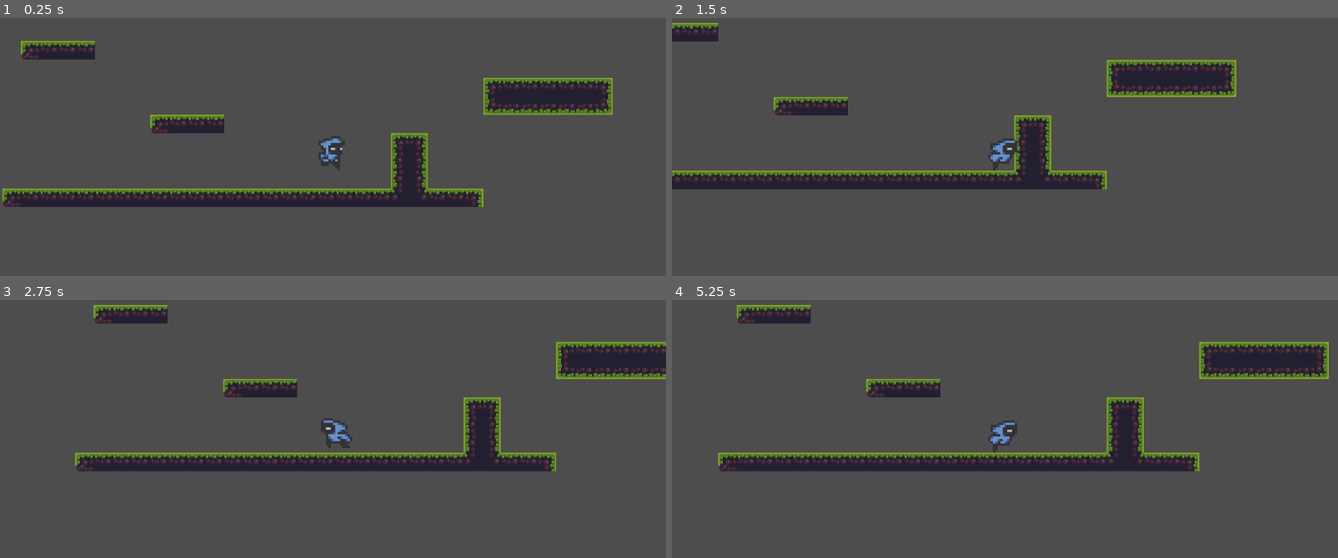
Above: before the commit, frames 1-4 (two rows, left to right).
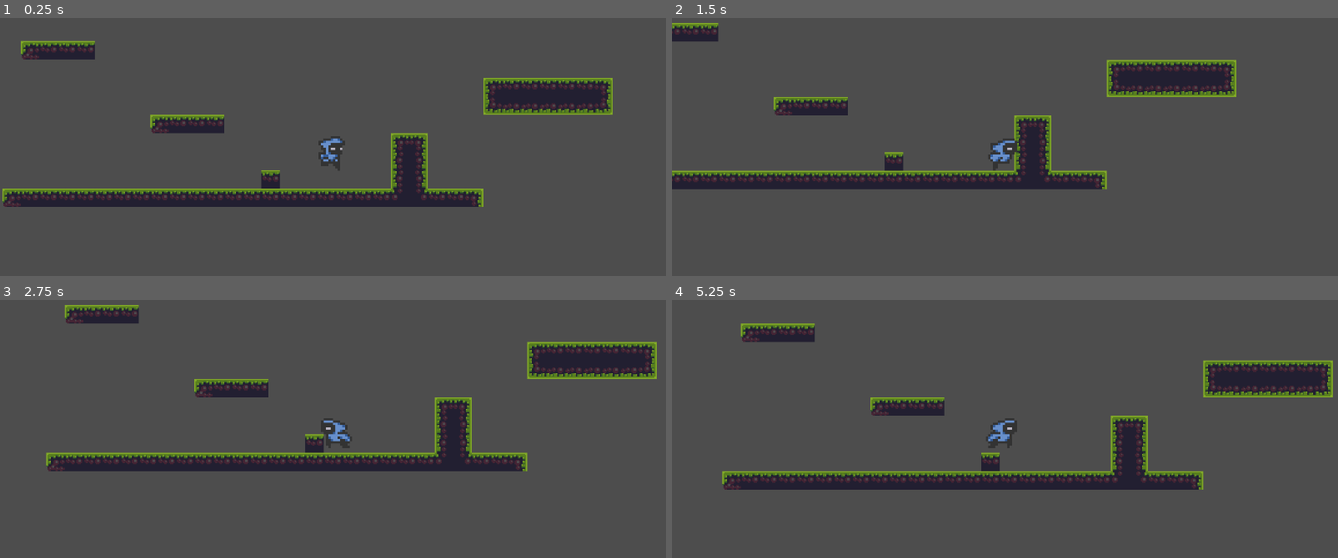
Above: after the commit, the same moments.

Repository: Veddersboy/millennium
Game: Godot game, scene res://Scenes/game.tscn
Same seed, same stepped clock (60 frames per second), same inputs: the game is played once before the commit and once after it.
Inputs (mouse positions are in pixels of both pictures, inside the frame that each line leads up to):
- Up to frame 1 (0.25 s): no input
- Up to frame 2 (1.5 s): move the mouse to (1151, 152) at 0.52 s; hold S (crouch) 0.53-1.28 s; hold D (move_right) from 0.53 s (still down); tap Space (jump) at 0.77, 1.07 s; tap W (look-up) at 0.8, 1.35 s; move the mouse to (871, 188) at 1.27 s
- Up to frame 3 (2.75 s): tap Space (jump) at 1.52, 1.82, 2.3 s; right-click (199, 470) at 1.55 s; move the mouse to (399, 369) at 2.02 s; release D (move_right) at 2.03 s; hold A (move_left) from 2.03 s (still down); right-click (399, 369) at 2.1 s
- Up to frame 4 (5.25 s): move the mouse to (971, 527) at 2.77 s; release A (move_left) at 2.78 s; hold D (move_right) 2.78-4.28 s; tap Space (jump) at 2.85, 3.02, 3.32, 3.77, 4.07, 4.52, 4.82 s; tap S (crouch) at 3.05, 4.35 s; move the mouse to (1204, 508) at 3.52 s; click (1204, 508) at 3.6 s; tap W (look-up) at 3.8, 5.1 s; move the mouse to (805, 395) at 4.27 s; hold A (move_left) 4.28-5.03 s; right-click (805, 395) at 4.55 s; move the mouse to (1038, 452) at 5.02 s; hold D (move_right) from 5.03 s (still down)

The runs differ from the first frame. In frame 1, 0.2% of the frame differs, in the area x 39-43%, y 59-67%; in frame 2, 0.2%; in frame 3, 7.1%; in frame 4, 18%, in the area x 6-100%, y 1-74%.

Commit message:
8-way directional dash

Diff:
--- a/Scenes/game.tscn
+++ b/Scenes/game.tscn
@@ -15,4 +15,4 @@
 zoom = Vector2(2, 2)
 
 [node name="TileMapLayer1" parent="." instance=ExtResource("2_qxrlw")]
-tile_map_data = PackedByteArray("AAAGAP3/AAAAAAEAAAAHAP3/AAA …(799 unchanged characters)… ACAAEAAAALAPr/AAAAAAIAAAAMAPr/AAABAAIAAAA=")
+tile_map_data = PackedByteArray("AAAGAP3/AAAAAAEAAAAHAP3/AAA …(799 unchanged characters)… ACAAEAAAALAPr/AAAAAAIAAAAMAPr/AAABAAIAAAD///7/AAABAAAAAAA=")
--- a/Scenes/player.tscn
+++ b/Scenes/player.tscn
@@ -264,3 +264,13 @@
 [node name="CollisionShape2D" type="CollisionShape2D" parent="."]
 position = Vector2(0, -13)
 shape = SubResource("CapsuleShape2D_3smsa")
+
+[node name="DashTime" type="Timer" parent="."]
+wait_time = 0.2
+one_shot = true
+
+[node name="DashCD" type="Timer" parent="."]
+wait_time = 0.8
+
+[connection signal="timeout" from="DashTime" to="." method="_on_dash_time_timeout"]
+[connection signal="timeout" from="DashCD" to="." method="_on_dash_cd_timeout"]
--- a/project.godot
+++ b/project.godot
@@ -47,6 +47,11 @@
 "events": [Object(InputEventMouseButton,"resource_local_to_scene":false,"resource_name":"","device":-1,"window_id":0,"a …(253 unchanged characters)…
 ]
 }
+dash={
+"deadzone": 0.2,
+"events": [Object(InputEventMouseButton,"resource_local_to_scene":false,"resource_name":"","device":-1,"window_id":0,"alt_pressed":false,"shift_pressed":false,"ctrl_pressed":false,"meta_pressed":false,"button_mask":0,"position":Vector2(0, 0),"global_position":Vector2(0, 0),"factor":1.0,"button_index":2,"canceled":false,"pressed":false,"double_click":false,"script":null)
+]
+}
 
 [rendering]
 
--- a/scripts/player.gd
+++ b/scripts/player.gd
@@ -13,15 +13,32 @@
 
 enum player_state{ IDLE, RUN, JUMP, FALL, CROUCH}
 var state = player_state.IDLE
+var playerState = "idle"
 
-var playerState = "idle"
 var has_double_jump : bool = true
+
+var has_dash : bool = true
+var dashing : bool = false
+var dash_speed : float = 400.0
+var dash_direction := Vector2(1,0)
 
 func _physics_process(delta):
 	var direction := Vector2(0,0)
 
 	direction.x = Input.get_axis("move_left", "move_right")
 	direction.y = Input.get_axis("jump", "crouch")
+
+	if direction.x != 0:
+		lastDirection.x = direction.x
+
+	if Input.is_action_just_pressed("dash"):
+		attempt_dash(direction)
+
+	if dashing:
+		velocity = dash_direction
+		move_and_slide()
+		play_walk_animation()
+		return
 
 	if is_on_floor():
 		has_double_jump = true
@@ -40,13 +57,9 @@
 		if Input.is_action_just_pressed("jump"):
 			velocity.y = jump_velocity
 
-
 	# Small jump
 	if Input.is_action_just_released("jump") and velocity.y < 0:
 			velocity.y *= jump_cut_multiplier
-
-	if direction.x != 0:
-		lastDirection.x = direction.x
 
 	# Jump, Crouch, and run physics.
 	if not is_on_floor():
@@ -69,6 +82,32 @@
 		velocity.y = jump_velocity
 		has_double_jump = false
 
+func attempt_dash(direction):
+	if has_dash:
+		dashing = true
+		has_dash = false
+		$DashTime.start()
+		$DashCD.start()
+		var vertical_input = Input.get_axis("look-up", "crouch")
+		if direction.x != 0:
+			dash_direction.x = direction.x * dash_speed
+			dash_direction.y =  vertical_input * dash_speed
+			dash_direction.normalized()
+		else:
+			if vertical_input != 0:
+				dash_direction.y = vertical_input * dash_speed
+			else:
+				dash_direction.x = lastDirection.x * dash_speed
+			dash_direction.x = 0
+		print("DASHING" + "directionUsed: " + str(direction.x) + ", " + str(direction.y))
+		print("  " + "direction Found" + str(Input.get_axis("move_left", "move_right")) + ", " + str(Input.get_axis("jump", "crouch")))
+
+func _on_dash_time_timeout() -> void:
+	dashing = false
+
+func _on_dash_cd_timeout() -> void:
+	has_dash = true
+
 func play_walk_animation():
 	$AnimatedSprite2D.flip_h = lastDirection.x < 0
 
